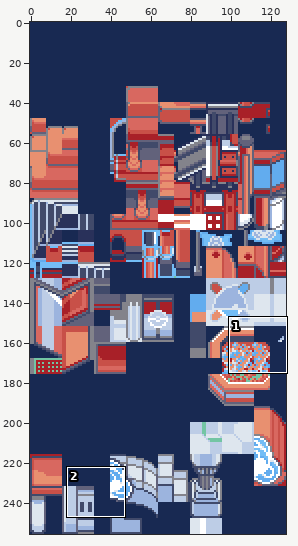
Edited in one commit: sprite sheet (data/tilesets/secondary/battle_frontier_outside_east/tiles.png). Above, an overview of the earlier version with the close-up marked.
Close-up. Old version:
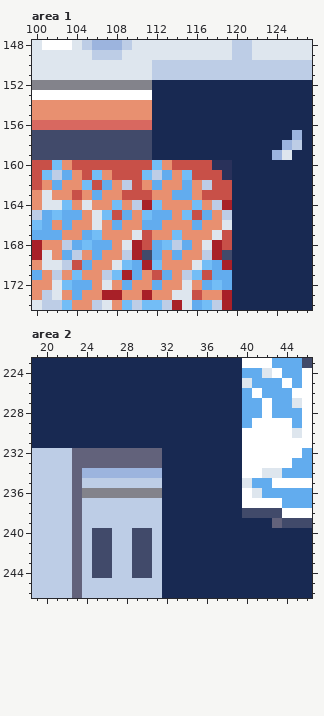
The file is 128x256 pixels. Shown: area 1: x 100..127, y 148..174; area 2: x 19..46, y 223..246.
After:
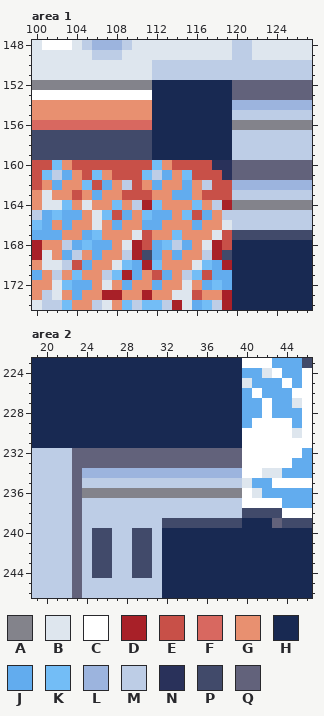
Palette (. is transparent): A #83838b  B #dee6ee  C #ffffff  D #a82028  E #c85048  F #d86860  G #e89070  H #182952  J #62acee  K #73bdf6  L #9cb4de  M #bdcde6  N #29315a  P #414a6a  Q #62627b
What changed:
Area 1:
The author changed colour H to colour A in row 156 at x 120 to 127; in row 164 at x 120 to 127.
The author changed colour H to colour L in row 154 at x 120 to 127; in row 162 at x 120 to 127.
The author changed colour B to colour M in row 159 at x 125.
The author changed colour H to colour M in row 155 at x 120 to 127; in row 157 at x 120 to 125 and 127; in row 158 at x 120 to 124 and 127; in row 159 at x 120 to 123 and 126 to 127; in row 163 at x 120 to 127; in rows 165 to 166 at x 120 to 127.
The author changed colour L to colour M in row 157 at x 126; in row 158 at x 125; in row 159 at x 124.
The author changed colour H to colour P in row 167 at x 120 to 127.
The author changed colour H to colour Q in rows 152 to 153 at x 120 to 127; in rows 160 to 161 at x 120 to 127.
Area 2:
The author changed colour H to colour A in row 236 at x 32 to 39.
The author changed colour H to colour L in row 234 at x 32 to 39.
The author changed colour H to colour M in row 235 at x 32 to 39; in rows 237 to 238 at x 32 to 39.
The author changed colour H to colour P in row 239 at x 32 to 39.
The author changed colour H to colour Q in rows 232 to 233 at x 32 to 39.
